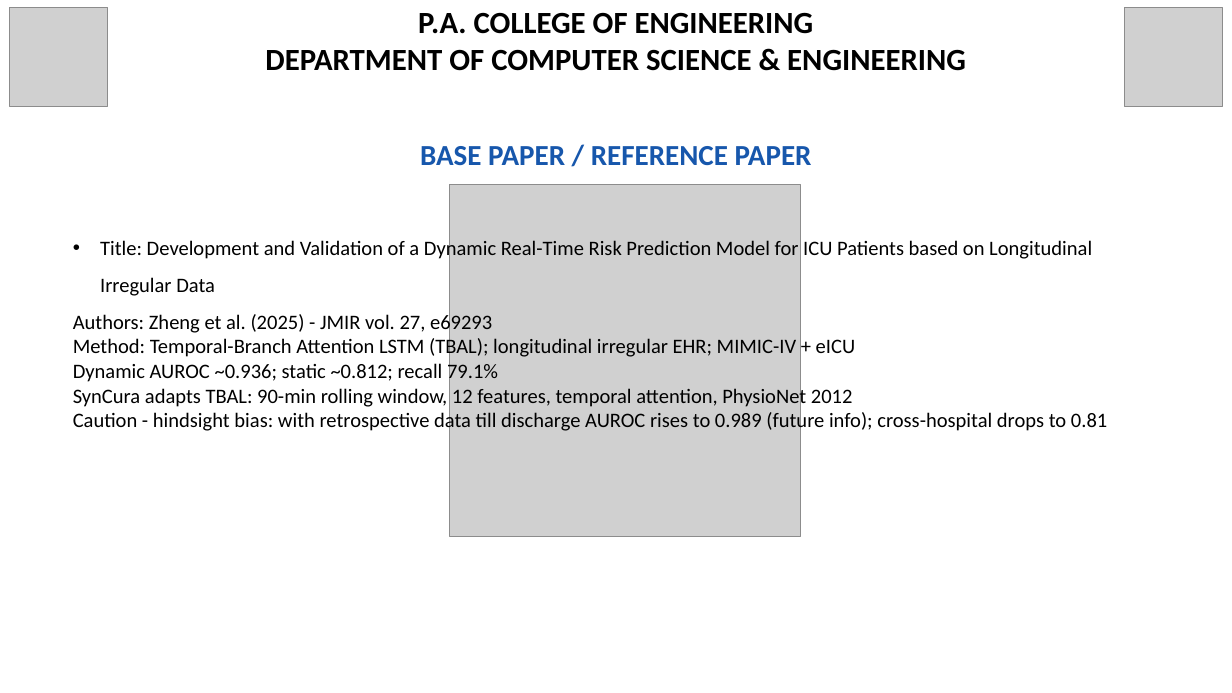
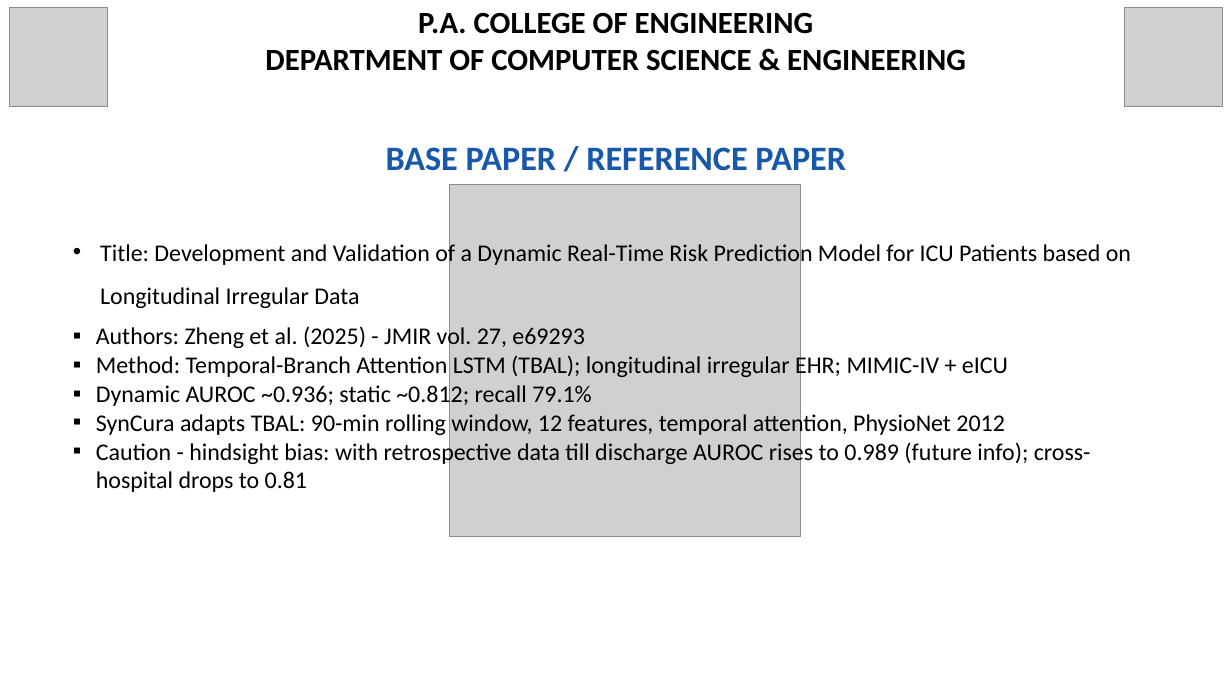
Before and after one commit to Dinaltium/SynCura, a slide deck: slide 5 of ppt/SynCura_Deck_V3_FINAL.pptx. Drawn at 1232x693 pixels with LibreOffice and Linux fonts; fonts in the diff are those of the drawing; grey boxes stand for pictures. Boxes give left, top, right and bottom in pixels: in the first picture for what was removed or moved away, otherwise in the second. Text is boxed around its words. In the diff, an @@ line names an element or a change of style, - is before the commit and + after.

Commit message:
adjust deck fonts and alignment

```diff
--- a/ppt/SynCura_Deck_V3_FINAL.pptx
+++ b/ppt/SynCura_Deck_V3_FINAL.pptx
@@ text "BASE PAPER / REFERENCE PAPER" at [386, 147, 846, 171]: size 34 to 40 pt @@
@@ text "Title: Development and Validation of ..." at [96, 240, 1131, 492]: size 24 to 28 pt; bullet none to ▪ @@
```
Also in this commit, not shown: 12 other slides changed.
